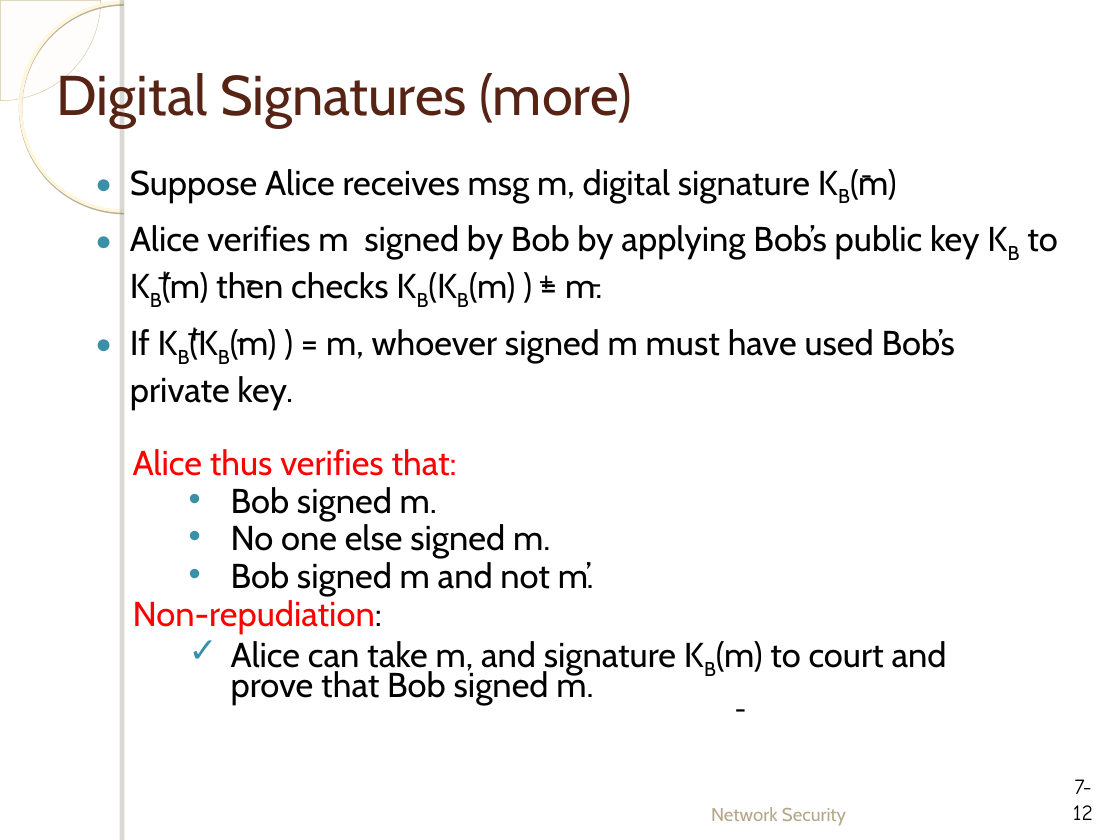
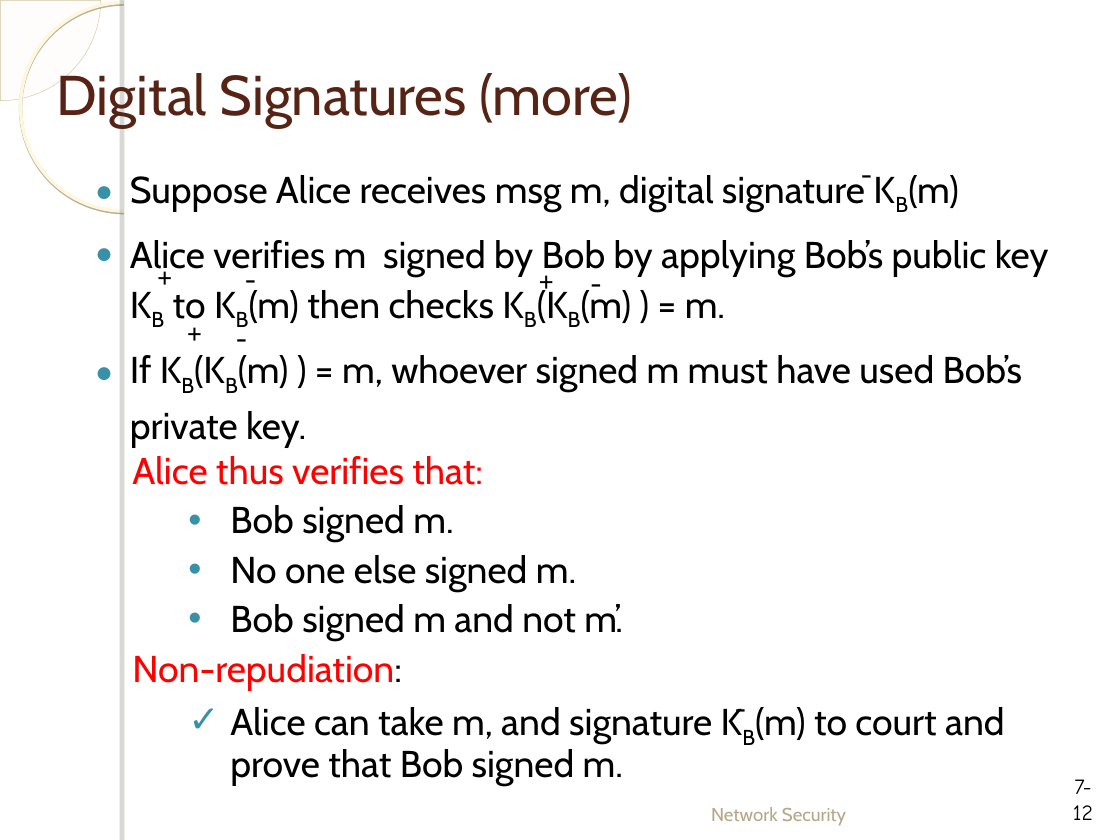
Before and after one commit to centuryhopper/Fall2022CourseContents, a slide deck: slide 12 of CIS6395/BasicNetworkEncryption.ppt. Drawn at 1120x840 pixels with LibreOffice and Linux fonts; fonts in the diff are those of the drawing; background and template pictures are left out. Boxes give left, top, right and bottom in pixels: in the first picture for what was removed or moved away, otherwise in the second. Text is boxed around its words. In the diff, an @@ line names an element or a change of style, - is before the commit and + after.

```diff
--- a/CIS6395/BasicNetworkEncryption.ppt
+++ b/CIS6395/BasicNetworkEncryption.ppt
@@ text "Suppose Alice receives msg m, ..." at <box>130,175,1049,447</box>: size 22.2 to 24 pt; line spacing 1 to 1.1 @@
@@ text "Alice thus verifies that:" at <box>132,456,1005,785</box>: size 22.2 to 24 pt; line spacing 0.7 to 0.9 @@
```
Also in this commit, not shown: 8 other slides changed, 2 other files.
